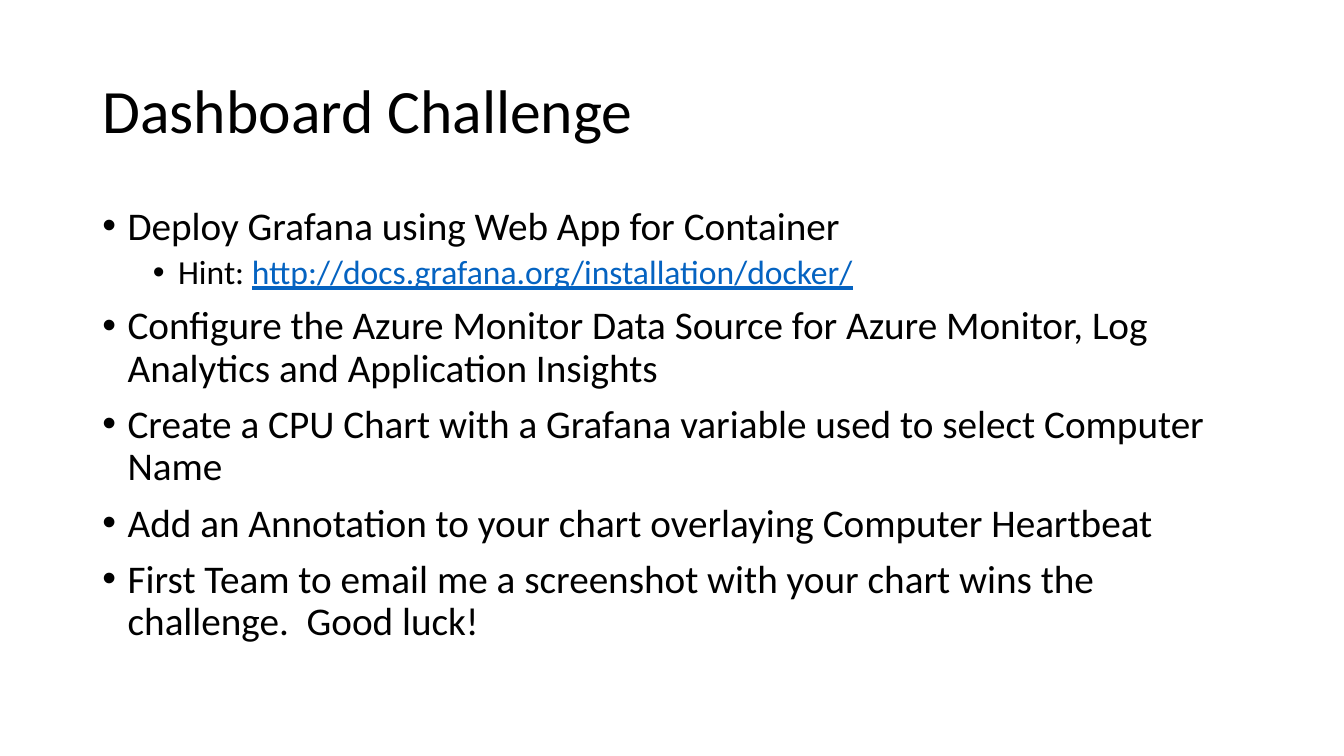
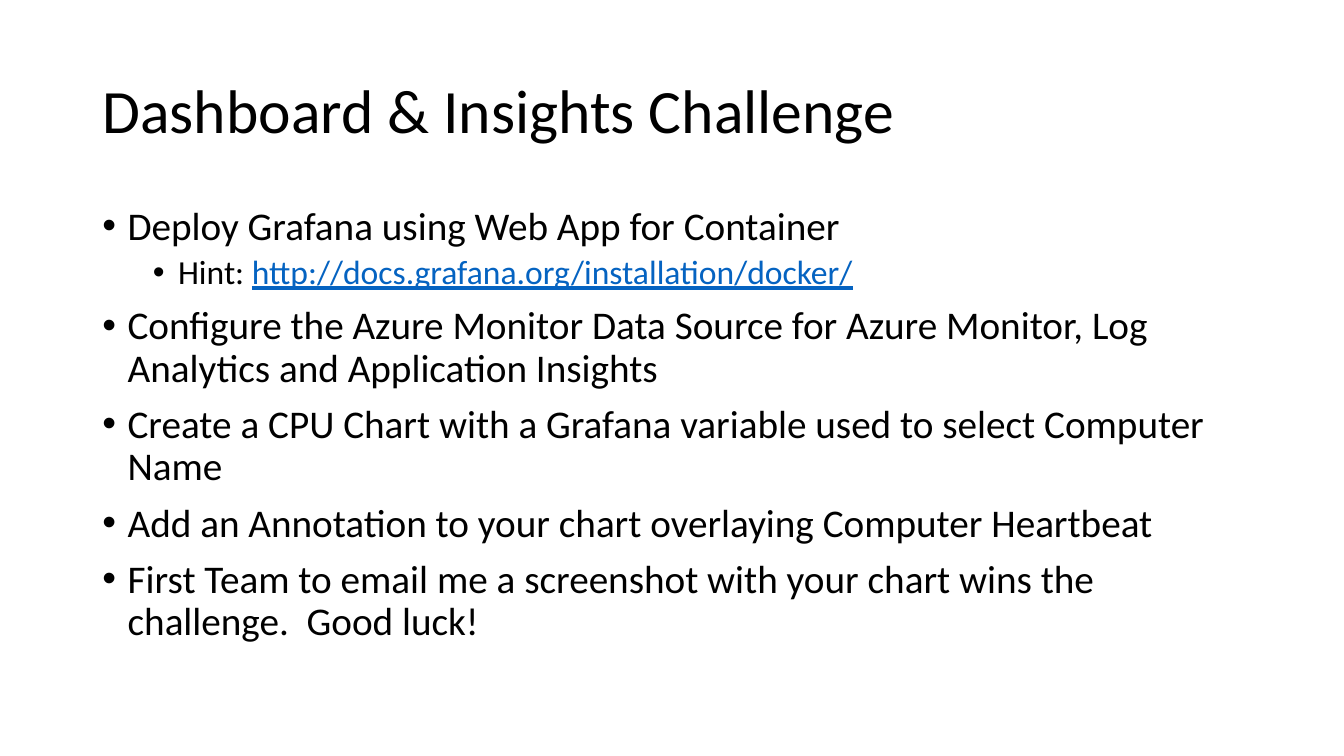
Before and after one commit to rkuehfus/pre-ready-2019-H1, a slide deck: slide 9 of Student/Guides/Challenges.pptx. Drawn at 1344x756 pixels with LibreOffice and Linux fonts; fonts in the diff are those of the drawing. Boxes give left, top, right and bottom in pixels: in the first picture for what was removed or moved away, otherwise in the second. Text is boxed around its words. In the diff, an @@ line names an element or a change of style, - is before the commit and + after.

```diff
--- a/Student/Guides/Challenges.pptx
+++ b/Student/Guides/Challenges.pptx
@@ title at bbox=[102, 90, 894, 144]: text changed @@
-Dashboard Challenge
+Dashboard & Insights Challenge
```
Also in this commit, not shown: 1 other slide changed, 3 other files.
